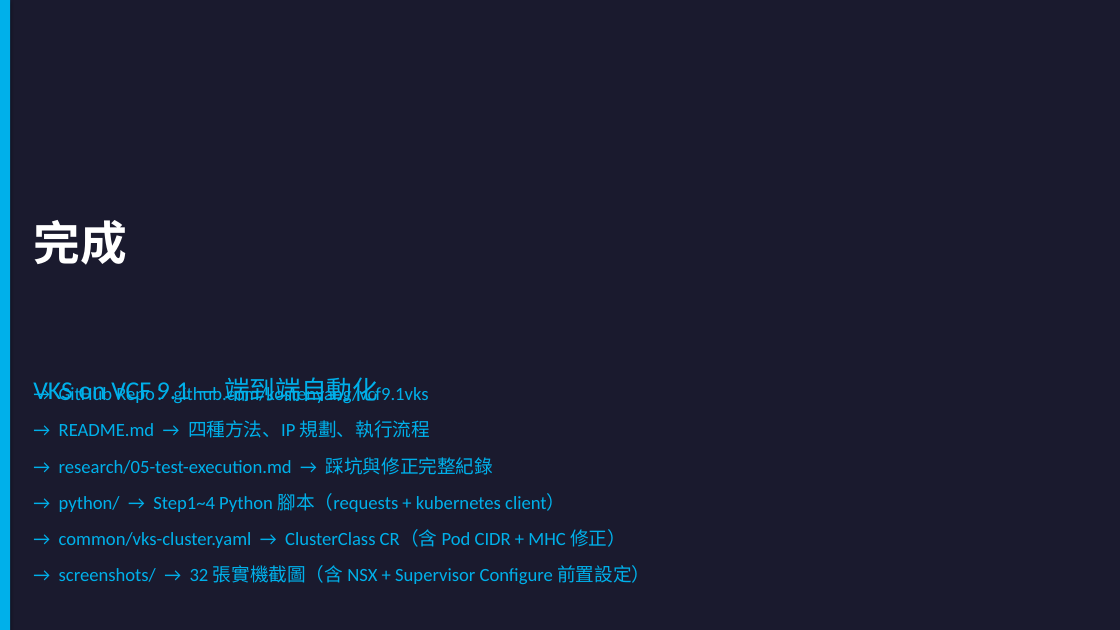
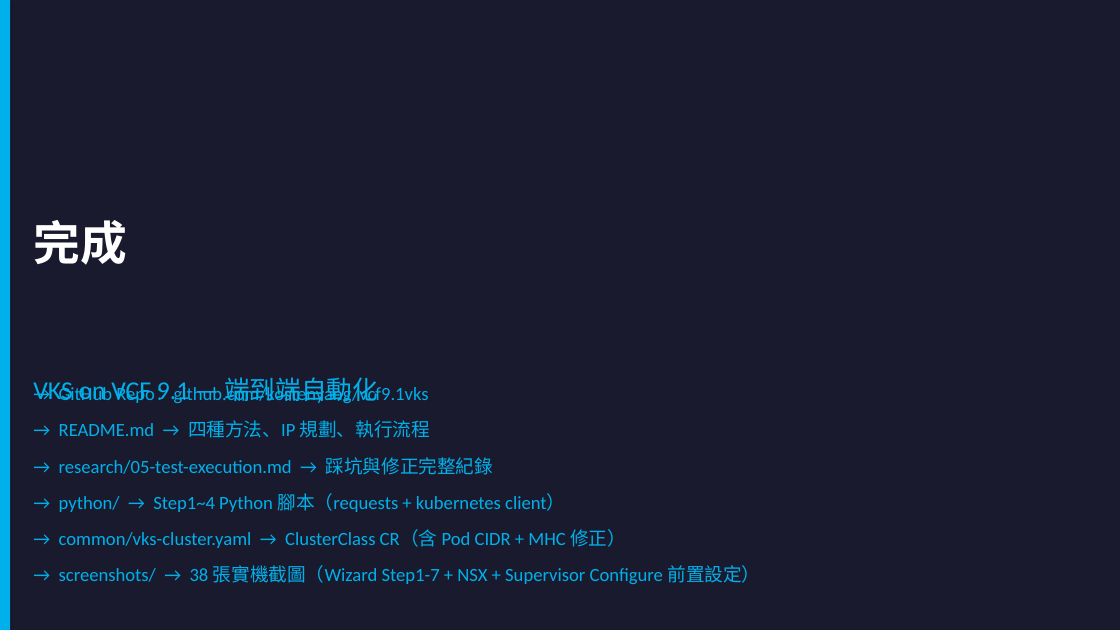
Before and after one commit to kostenyang/vcf9.1vks, a slide deck: slide 29 of VKS-on-VCF91.pptx (slide 26 before the commit). Drawn at 1120x630 pixels with LibreOffice and Linux fonts; fonts in the diff are those of the drawing. Boxes give left, top, right and bottom in pixels: in the first picture for what was removed or moved away, otherwise in the second. Text is boxed around its words. In the diff, an @@ line names an element or a change of style, - is before the commit and + after.

```diff
--- a/VKS-on-VCF91.pptx
+++ b/VKS-on-VCF91.pptx
@@ text at [59,565,761,584]: text changed @@
-→ screenshots/ → 32 張實機截圖（含 NSX + Supervisor Configure 前置設定）
+→ screenshots/ → 38 張實機截圖（Wizard Step1-7 + NSX + Supervisor Configure 前置設定）
```
Also in this commit, not shown: 2 other slides changed, 4 slides added, 1 slide removed, 8 other files.
